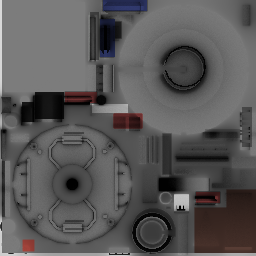
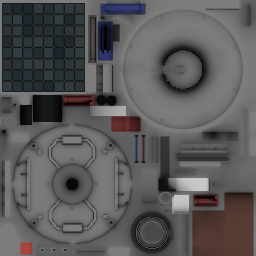
The second (256, 256) image is a revision of the first. Changes to its layers:
painted on "Layer 3" over (0, 0, 256, 256)
hid "Background", opacity 100% → 42%, moved it above "Layer 4", painted on it over (0, 0, 256, 256)
"Layer 4": opacity 29% → 100%, moved it above "Layer 5", painted on it over (0, 0, 256, 256)
painted on "Layer 5" (1st of 2) over (2, 0, 256, 253)
added layer "Layer 5" (2nd of 2) over (0, 0, 256, 256)
